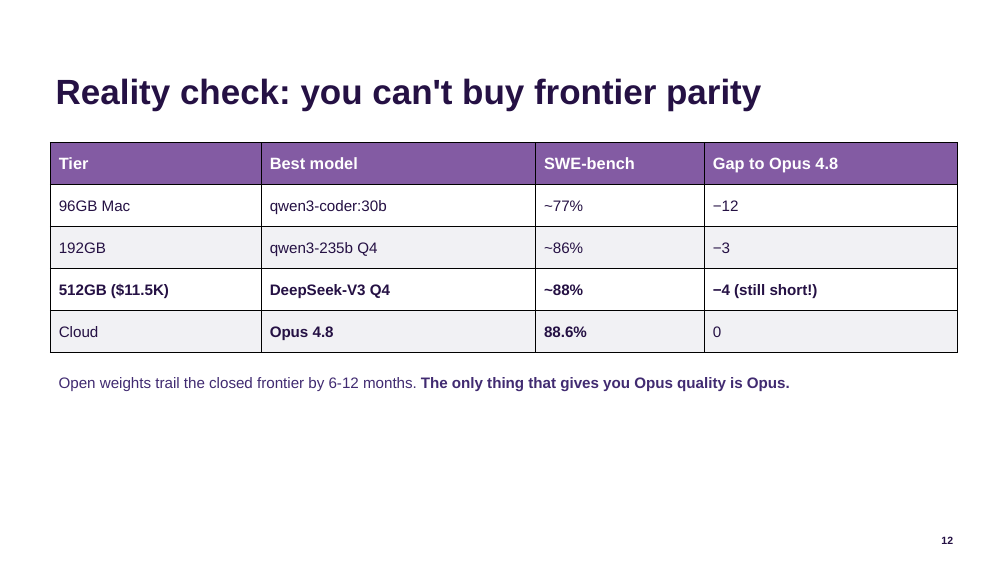
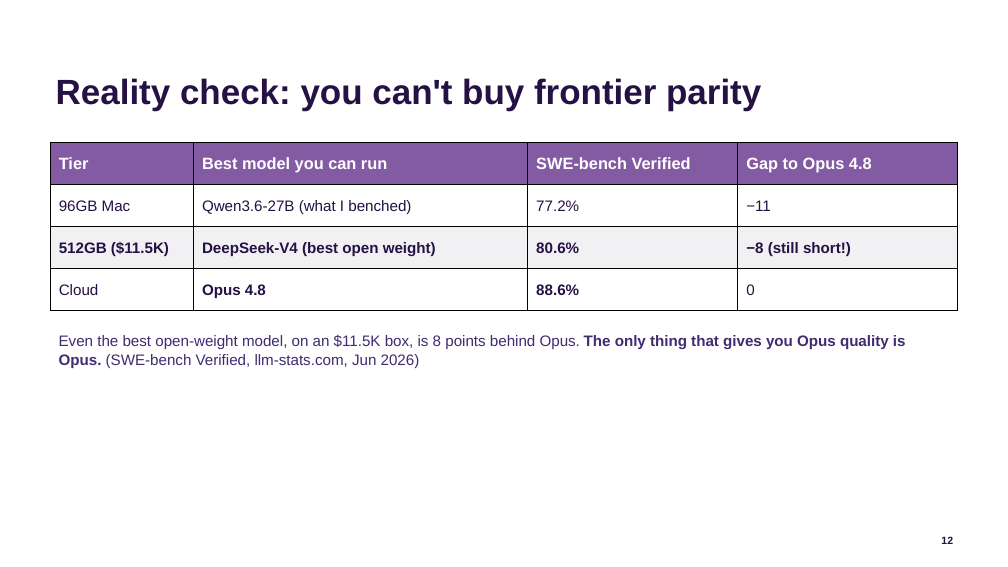
Before and after one commit to jconnolly/local-llm-pi5, a slide deck: slide 12 of local-llm-datasociety.pptx. Drawn at 1008x567 pixels with LibreOffice and Linux fonts; fonts in the diff are those of the drawing; background and template pictures are left out. Boxes give left, top, right and bottom in pixels: in the first picture for what was removed or moved away, otherwise in the second. Text is boxed around its words. In the diff, an @@ line names an element or a change of style, - is before the commit and + after.

Commit message:
Fix slide 12 reckoning table: replace fabricated/inconsistent SWE-bench numbers with verified ones
- Old table was internally broken: DeepSeek-V3 '88%' with a '-4' gap to Opus 88.6 (should be -0.6)
- Verified via llm-stats SWE-bench Verified (Jun 2026): Qwen3.6-27B 77.2 (-11),
  DeepSeek-V4 best-open 80.6 (-8), Opus 4.8 88.6. DeepSeek-V3 was actually 42%.
- Real gap maxes at -8 even on a 512GB box -> stronger, consistent 'can't buy parity'
- Added citation; noted this is the SWE-bench Verified (open-ended) axis where local loses

```diff
--- a/local-llm-datasociety.pptx
+++ b/local-llm-datasociety.pptx
@@ table at box(50, 143, 958, 311) @@
-row 1: Tier | Best model | SWE-bench | Gap to Opus 4.8
-row 2: 96GB Mac | qwen3-coder:30b | ~77% | −12
-row 3: 192GB | qwen3-235b Q4 | ~86% | −3
-row 4: 512GB ($11.5K) | DeepSeek-V3 Q4 | ~88% | −4 (still short!)
+row 1: Tier | Best model you can run | SWE-bench Verified | Gap to Opus 4.8
+row 2: 96GB Mac | Qwen3.6-27B (what I benched) | 77.2% | −11
+row 3: 512GB ($11.5K) | DeepSeek-V4 (best open weight) | 80.6% | −8 (still short!)
@@ text at box(59, 335, 906, 368): text changed @@
-Open weights trail the closed frontier by 6-12 months. The only thing that gives you Opus quality is Opus.
+Even the best open-weight model, on an $11.5K box, is 8 points behind Opus. The only thing that gives you Opus quality is Opus. (SWE-bench Verified, llm-stats.com, Jun 2026)
```
Also in this commit, not shown: 3 other files.
